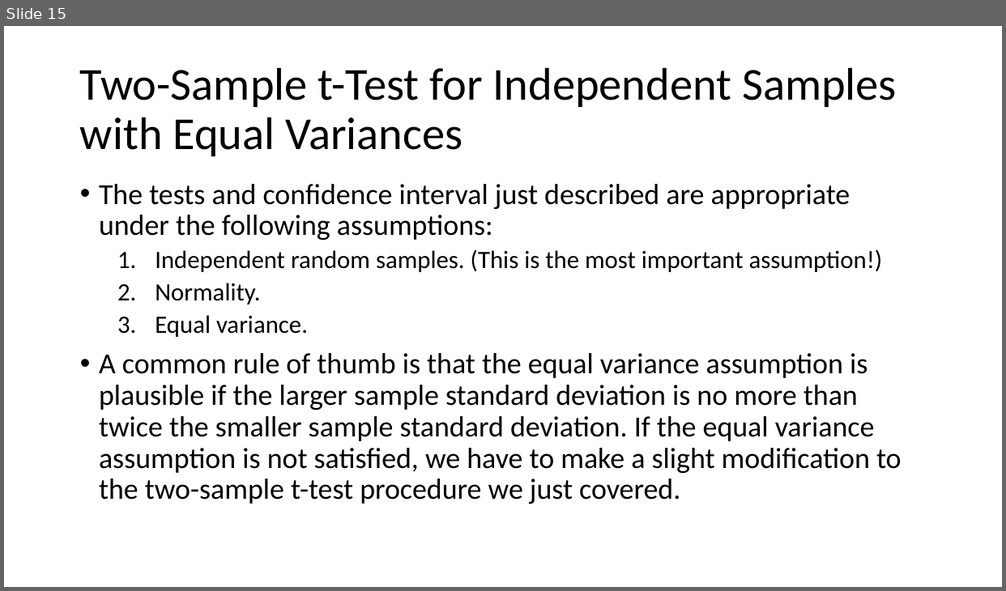
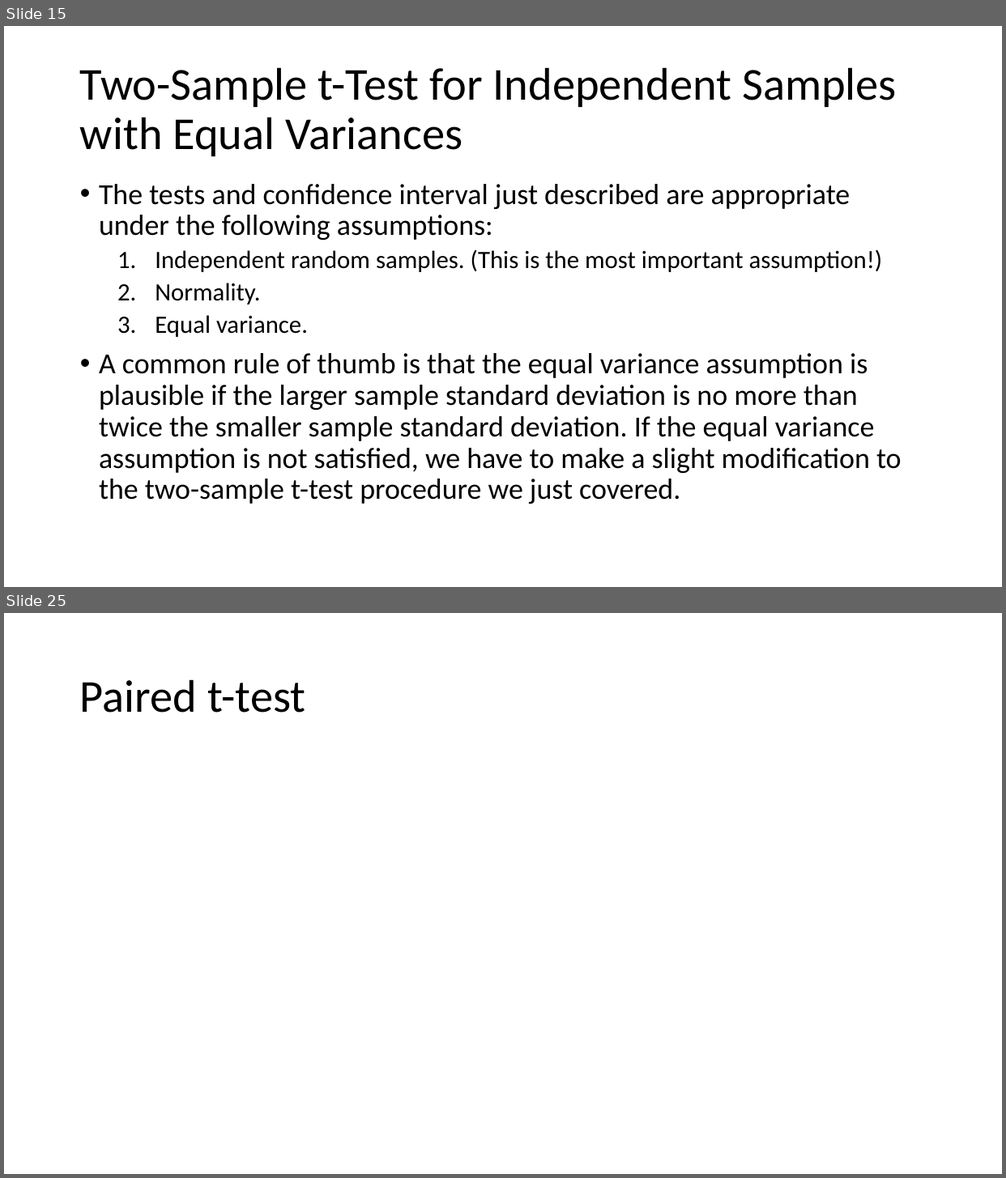
Before and after one commit to bgreenwell/STT6300, a slide deck: Slides/STT 6300 - Chapter 7.pptx. Shown one above the other, each under a label of ours: slide 15 before the commit, slides 15 and 25 after it; the slides between them are not shown. The pictures are 1006x591 and 1006x1178 pixels, drawn with LibreOffice and Linux fonts; fonts in the diff are those of the drawing; grey boxes stand for pictures. Boxes give left, top, right and bottom in pixels: in the first picture for what was removed or moved away, otherwise in the second. Text is boxed around its words. In the diff, an @@ line names an element or a change of style, - is before the commit and + after.

```diff
--- a/Slides/STT 6300 - Chapter 7.pptx
+++ b/Slides/STT 6300 - Chapter 7.pptx
@@ slide 25 added at box(4, 613, 1002, 1174), background #FFFFFF @@
@@ title added at box(80, 679, 305, 713), 44 pt, text #000000 @@
+Paired t-test
```
Also in this commit, not shown: 2 slides changed, 9 other slides added, 1 other file.
